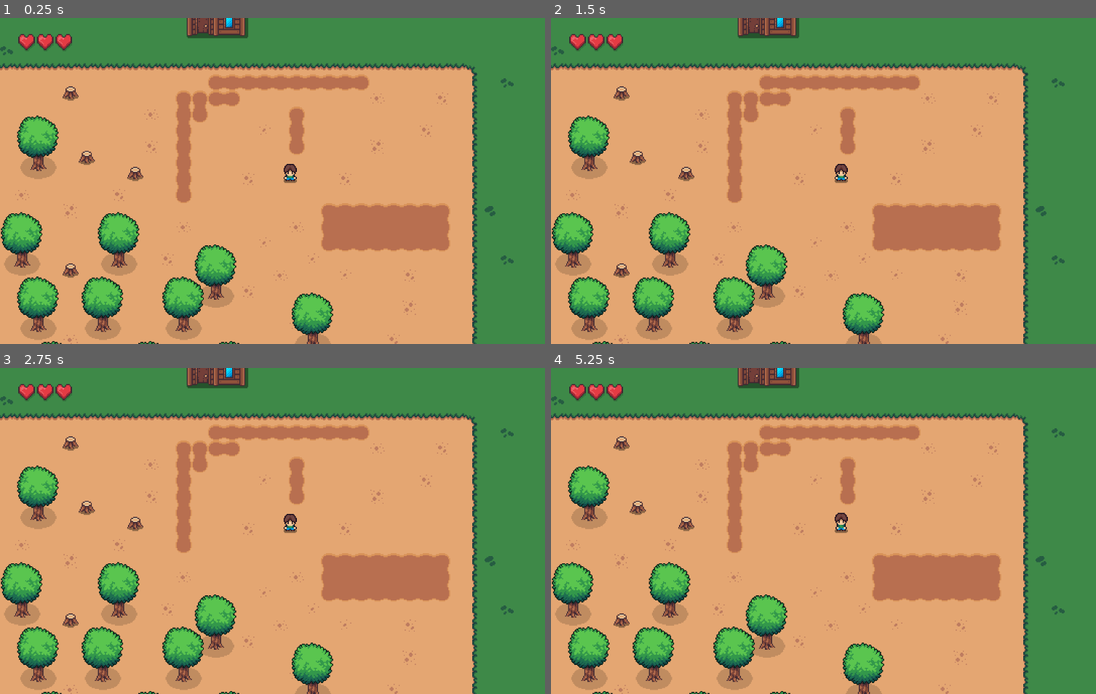
Above: before the commit, frames 1-4 (two rows, left to right).
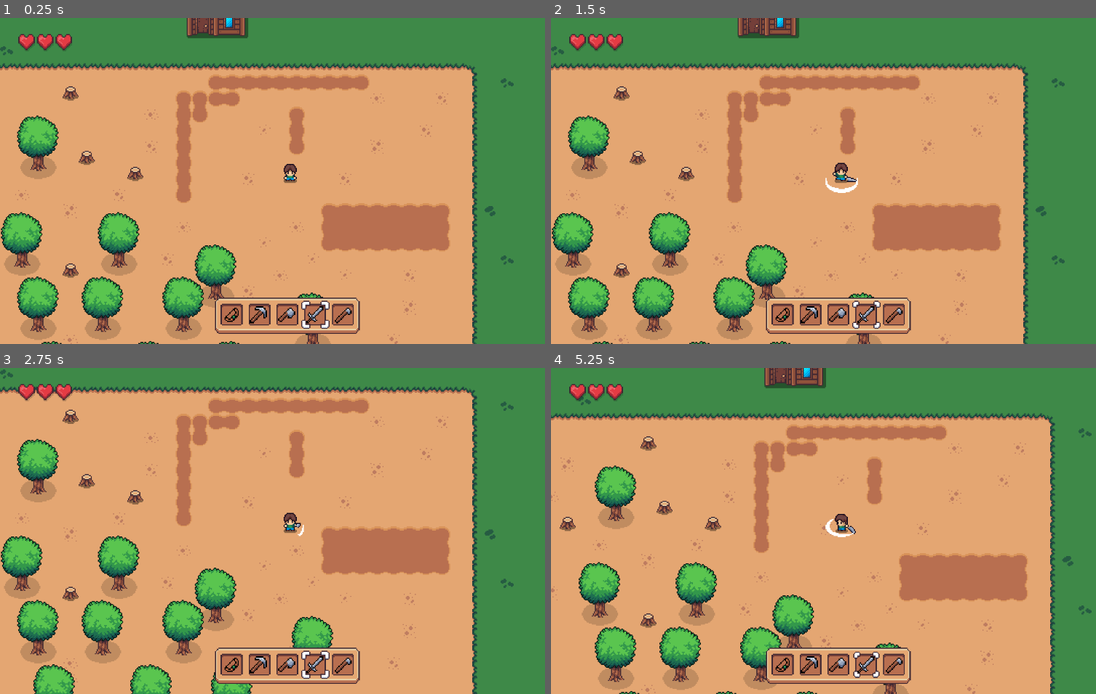
Above: after the commit, the same moments.

Repository: YvanBrito/FarmDefense
Game: Godot game, scene res://scenes/firstLvl.tscn
Two runs of this game, one before a commit and one after it. Both use one fixed random seed, a clock stepped at 60 frames per second and the inputs below.
Inputs (mouse positions are in pixels of both pictures, inside the frame that each line leads up to):
- Up to frame 1 (0.25 s): no input
- Up to frame 2 (1.5 s): move the mouse to (970, 164) at 0.52 s; press the mouse at (970, 164) at 0.53 s; hold D (ui_right) 0.53-1.28 s; move the mouse to (725, 197) at 1.27 s; release the mouse at (725, 197) at 1.28 s; hold S (ui_down) from 1.28 s (still down); click (725, 197) at 1.35 s
- Up to frame 3 (2.75 s): move the mouse to (348, 459) at 2.02 s; release S (ui_down) at 2.03 s; press the mouse at (348, 459) at 2.03 s; hold D (ui_right) from 2.03 s (still down)
- Up to frame 4 (5.25 s): move the mouse to (812, 596) at 2.77 s; release D (ui_right) at 2.78 s; release the mouse at (812, 596) at 2.78 s; hold W (ui_up) 2.78-3.53 s; click (812, 596) at 2.85 s; move the mouse to (1014, 579) at 3.52 s; press the mouse at (1014, 579) at 3.53 s; hold A (ui_left) 3.53-5.03 s; move the mouse to (665, 482) at 4.27 s; release the mouse at (665, 482) at 4.28 s; click (665, 482) at 4.35 s; move the mouse to (872, 531) at 5.02 s; press the mouse at (872, 531) at 5.03 s; hold S (ui_down) from 5.03 s (still down)

The runs differ from the first frame. In frame 1, 2.4% of the frame differs, in the area x 39-67%, y 85-97%; in frame 2, 2.6%; in frame 3, 33%, in the area x 0-95%, y 0-100%; in frame 4, 29%.

Commit message:
adding ui for itens for use

Diff:
--- a/prefabs/UI_elem/heart_gui.tscn
+++ b/prefabs/UI_elem/heart_gui.tscn
@@ -1,7 +1,7 @@
 [gd_scene load_steps=3 format=3 uid="uid://cirdxysdxgjwq"]
 
 [ext_resource type="Texture2D" uid="uid://baevighuv4h3e" path="res://assets/sprites/Cute_Fantasy_UI/UI_Icons.png" id="1_6ln4w"]
-[ext_resource type="Script" path="res://prefabs/UI_elem/heart_gui.gd" id="1_u71na"]
+[ext_resource type="Script" path="res://scripts/UI/heart_gui.gd" id="1_u71na"]
 
 [node name="heartGui" type="Panel"]
 self_modulate = Color(1, 1, 1, 0)
--- a/prefabs/player.tscn
+++ b/prefabs/player.tscn
@@ -874,10 +874,11 @@
 [node name="AnimatedSprite2D" type="AnimatedSprite2D" parent="."]
 position = Vector2(0, -7)
 sprite_frames = SubResource("SpriteFrames_8hsmc")
-animation = &"attack1_down"
+animation = &"idle_down"
 autoplay = "idle_down"
 
 [node name="SwordAnimatedSprite" type="AnimatedSprite2D" parent="."]
+visible = false
 position = Vector2(0, -5)
 sprite_frames = SubResource("SpriteFrames_02gpx")
 animation = &"attack1_down"
--- a/scenes/firstLvl.tscn
+++ b/scenes/firstLvl.tscn
@@ -4,7 +4,7 @@
 [ext_resource type="Texture2D" uid="uid://177qa2jw5wm6" path="res://assets/sprites/Cute_Fantasy/Tiles/Grass/Grass_Tiles_1.png" id="1_xc6j2"]
 [ext_resource type="Texture2D" uid="uid://cqycvjt8py3q8" path="res://assets/sprites/Cute_Fantasy/Tiles/Grass/Grass_1_Middle.png" id="2_bp2tr"]
 [ext_resource type="PackedScene" uid="uid://cayr6wkrbdp1v" path="res://scenes/ui_in_game.tscn" id="2_e5boy"]
-[ext_resource type="Script" path="res://scenes/manager.gd" id="3_exa5y"]
+[ext_resource type="Script" path="res://scripts/manager.gd" id="3_exa5y"]
 [ext_resource type="Texture2D" uid="uid://7rymidwk84mt" path="res://assets/sprites/Cute_Fantasy/Trees/Oak_Tree.png" id="3_mle1g"]
 [ext_resource type="Texture2D" uid="uid://besanhx0mprve" path="res://assets/sprites/Cute_Fantasy/Tiles/FarmLand/FarmLand_Tile.png" id="3_p8ynu"]
 [ext_resource type="Texture2D" uid="uid://te03bgk6gkhi" path="res://assets/sprites/Cute_Fantasy/House/Buildings/Houses/House_1_1.png" id="3_yw03c"]
--- a/scenes/ui_in_game.tscn
+++ b/scenes/ui_in_game.tscn
@@ -1,6 +1,126 @@
-[gd_scene load_steps=2 format=3 uid="uid://cayr6wkrbdp1v"]
-
-[ext_resource type="Script" path="res://scenes/hearts_container.gd" id="1_h8d7w"]
+[gd_scene load_steps=20 format=3 uid="uid://cayr6wkrbdp1v"]
+
+[ext_resource type="Script" path="res://scripts/UI/hearts_container.gd" id="1_h8d7w"]
+[ext_resource type="Texture2D" uid="uid://b813un27bf6bk" path="res://assets/sprites/Cute_Fantasy_UI/UI_Premade.png" id="2_rd4sc"]
+[ext_resource type="Texture2D" uid="uid://cdc76xhc3av8n" path="res://assets/sprites/Cute_Fantasy/Icons/No Outline/Tool_Icons_NO_Outline.png" id="3_h6itg"]
+[ext_resource type="Texture2D" uid="uid://c1kqmpj7jjtq6" path="res://assets/sprites/Cute_Fantasy_UI/UI_Selectors.png" id="4_l1d6v"]
+
+[sub_resource type="AtlasTexture" id="AtlasTexture_eumio"]
+atlas = ExtResource("2_rd4sc")
+region = Rect2(363, 152, 121, 38)
+
+[sub_resource type="SpriteFrames" id="SpriteFrames_dpvyo"]
+animations = [{
+"frames": [{
+"duration": 1.0,
+"texture": SubResource("AtlasTexture_eumio")
+}],
+"loop": true,
+"name": &"default",
+"speed": 5.0
+}]
+
+[sub_resource type="AtlasTexture" id="AtlasTexture_qfkkt"]
+atlas = ExtResource("4_l1d6v")
+region = Rect2(144, 0, 48, 48)
+
+[sub_resource type="AtlasTexture" id="AtlasTexture_qjlcb"]
+atlas = ExtResource("4_l1d6v")
+region = Rect2(144, 48, 48, 48)
+
+[sub_resource type="AtlasTexture" id="AtlasTexture_cnp8p"]
+atlas = ExtResource("4_l1d6v")
+region = Rect2(144, 96, 48, 48)
+
+[sub_resource type="AtlasTexture" id="AtlasTexture_acy0y"]
+atlas = ExtResource("4_l1d6v")
+region = Rect2(144, 144, 48, 48)
+
+[sub_resource type="AtlasTexture" id="AtlasTexture_rlg1e"]
+atlas = ExtResource("4_l1d6v")
+region = Rect2(0, 0, 48, 48)
+
+[sub_resource type="AtlasTexture" id="AtlasTexture_kby7n"]
+atlas = ExtResource("4_l1d6v")
+region = Rect2(0, 48, 48, 48)
+
+[sub_resource type="AtlasTexture" id="AtlasTexture_fvt5j"]
+atlas = ExtResource("4_l1d6v")
+region = Rect2(0, 96, 48, 48)
+
+[sub_resource type="AtlasTexture" id="AtlasTexture_bit1p"]
+atlas = ExtResource("4_l1d6v")
+region = Rect2(0, 144, 48, 48)
+
+[sub_resource type="AtlasTexture" id="AtlasTexture_0dl78"]
+atlas = ExtResource("4_l1d6v")
+region = Rect2(144, 0, 48, 48)
+
+[sub_resource type="AtlasTexture" id="AtlasTexture_w1005"]
+atlas = ExtResource("4_l1d6v")
+region = Rect2(144, 48, 48, 48)
+
+[sub_resource type="AtlasTexture" id="AtlasTexture_xtc7o"]
+atlas = ExtResource("4_l1d6v")
+region = Rect2(144, 96, 48, 48)
+
+[sub_resource type="AtlasTexture" id="AtlasTexture_picn7"]
+atlas = ExtResource("4_l1d6v")
+region = Rect2(144, 144, 48, 48)
+
+[sub_resource type="SpriteFrames" id="SpriteFrames_7n3gy"]
+animations = [{
+"frames": [{
+"duration": 1.0,
+"texture": SubResource("AtlasTexture_qfkkt")
+}, {
+"duration": 1.0,
+"texture": SubResource("AtlasTexture_qjlcb")
+}, {
+"duration": 1.0,
+"texture": SubResource("AtlasTexture_cnp8p")
+}, {
+"duration": 1.0,
+"texture": SubResource("AtlasTexture_acy0y")
+}],
+"loop": true,
+"name": &"default",
+"speed": 5.0
+}, {
+"frames": [{
+"duration": 1.0,
+"texture": SubResource("AtlasTexture_rlg1e")
+}, {
+"duration": 1.0,
+"texture": SubResource("AtlasTexture_kby7n")
+}, {
+"duration": 1.0,
+"texture": SubResource("AtlasTexture_fvt5j")
+}, {
+"duration": 1.0,
+"texture": SubResource("AtlasTexture_bit1p")
+}],
+"loop": true,
+"name": &"new_animation",
+"speed": 5.0
+}, {
+"frames": [{
+"duration": 1.0,
+"texture": SubResource("AtlasTexture_0dl78")
+}, {
+"duration": 1.0,
+"texture": SubResource("AtlasTexture_w1005")
+}, {
+"duration": 1.0,
+"texture": SubResource("AtlasTexture_xtc7o")
+}, {
+"duration": 1.0,
+"texture": SubResource("AtlasTexture_picn7")
+}],
+"loop": true,
+"name": &"new_animation_1",
+"speed": 5.0
+}]
 
 [node name="InGameUI" type="CanvasLayer"]
 
@@ -11,3 +131,99 @@
 offset_bottom = 69.0
 theme_override_constants/separation = 0
 script = ExtResource("1_h8d7w")
+
+[node name="ItemsSlots" type="Panel" parent="."]
+self_modulate = Color(1, 1, 1, 0)
+anchors_preset = 7
+anchor_left = 0.5
+anchor_top = 1.0
+anchor_right = 0.5
+anchor_bottom = 1.0
+offset_left = -281.0
+offset_top = -89.0
+offset_right = 281.0
+offset_bottom = -19.0
+grow_horizontal = 2
+grow_vertical = 0
+size_flags_horizontal = 4
+size_flags_vertical = 8
+
+[node name="Background" type="AnimatedSprite2D" parent="ItemsSlots"]
+position = Vector2(273, 33)
+scale = Vector2(2.39474, 2.39474)
+sprite_frames = SubResource("SpriteFrames_dpvyo")
+
+[node name="HBoxContainer" type="HBoxContainer" parent="ItemsSlots"]
+layout_mode = 1
+anchors_preset = 7
+anchor_left = 0.5
+anchor_top = 1.0
+anchor_right = 0.5
+anchor_bottom = 1.0
+offset_left = -136.0
+offset_top = -58.0
+offset_right = 126.0
+offset_bottom = -21.0
+grow_horizontal = 2
+grow_vertical = 0
+theme_override_constants/separation = 15
+
+[node name="Slot1" type="Control" parent="ItemsSlots/HBoxContainer"]
+custom_minimum_size = Vector2(38, 30)
+layout_mode = 2
+
+[node name="Weapons" type="Sprite2D" parent="ItemsSlots/HBoxContainer/Slot1"]
+position = Vector2(19, 19)
+scale = Vector2(2.375, 2.375)
+texture = ExtResource("3_h6itg")
+hframes = 10
+
+[node name="Slot2" type="Control" parent="ItemsSlots/HBoxContainer"]
+custom_minimum_size = Vector2(41, 30)
+layout_mode = 2
+
+[node name="Weapons" type="Sprite2D" parent="ItemsSlots/HBoxContainer/Slot2"]
+position = Vector2(19, 19)
+scale = Vector2(2.375, 2.375)
+texture = ExtResource("3_h6itg")
+hframes = 10
+frame = 2
+
+[node name="Slot3" type="Control" parent="ItemsSlots/HBoxContainer"]
+custom_minimum_size = Vector2(41, 30)
+layout_mode = 2
+
+[node name="Weapons" type="Sprite2D" parent="ItemsSlots/HBoxContainer/Slot3"]
+position = Vector2(19, 19)
+scale = Vector2(2.375, 2.375)
+texture = ExtResource("3_h6itg")
+hframes = 10
+frame = 3
+
+[node name="Slot4" type="Control" parent="ItemsSlots/HBoxContainer"]
+custom_minimum_size = Vector2(41, 30)
+layout_mode = 2
+
+[node name="Weapons" type="Sprite2D" parent="ItemsSlots/HBoxContainer/Slot4"]
+position = Vector2(19, 19)
+scale = Vector2(2.375, 2.375)
+texture = ExtResource("3_h6itg")
+hframes = 10
+frame = 4
+
+[node name="SelectionGUI" type="AnimatedSprite2D" parent="ItemsSlots/HBoxContainer/Slot4"]
+position = Vector2(20, 19)
+scale = Vector2(1.98958, 1.98958)
+sprite_frames = SubResource("SpriteFrames_7n3gy")
+autoplay = "default"
+
+[node name="Slot5" type="Control" parent="ItemsSlots/HBoxContainer"]
+custom_minimum_size = Vector2(41, 30)
+layout_mode = 2
+
+[node name="Weapons" type="Sprite2D" parent="ItemsSlots/HBoxContainer/Slot5"]
+position = Vector2(19, 19)
+scale = Vector2(2.375, 2.375)
+texture = ExtResource("3_h6itg")
+hframes = 10
+frame = 5
--- a/scripts/player.gd
+++ b/scripts/player.gd
@@ -2,7 +2,7 @@
 
 const SPEED = 100.0
 
-var last_direction: Vector2
+var last_direction: Vector2 = Vector2.DOWN
 var maxHealth: int = 6
 var currentHealth: int = 6: set = _set_current_health, get = _get_current_health
 var isAttacking: bool = false
@@ -41,6 +41,8 @@
 func process_anims() -> void:
 	if isAttacking:
 		sword_animated_sprite.visible = true
+		#last_direction = get_local_mouse_position()
+		#print(last_direction)
 		if last_direction.y > 0:
 			sword_animated_sprite.position = Vector2(0, -4)
 			animated_sprite_2d.play("attack1_down")
Renamed: prefabs/UI_elem/heart_gui.gd -> scripts/UI/heart_gui.gd
Renamed: scenes/hearts_container.gd -> scripts/UI/hearts_container.gd
Renamed: scenes/manager.gd -> scripts/manager.gd
